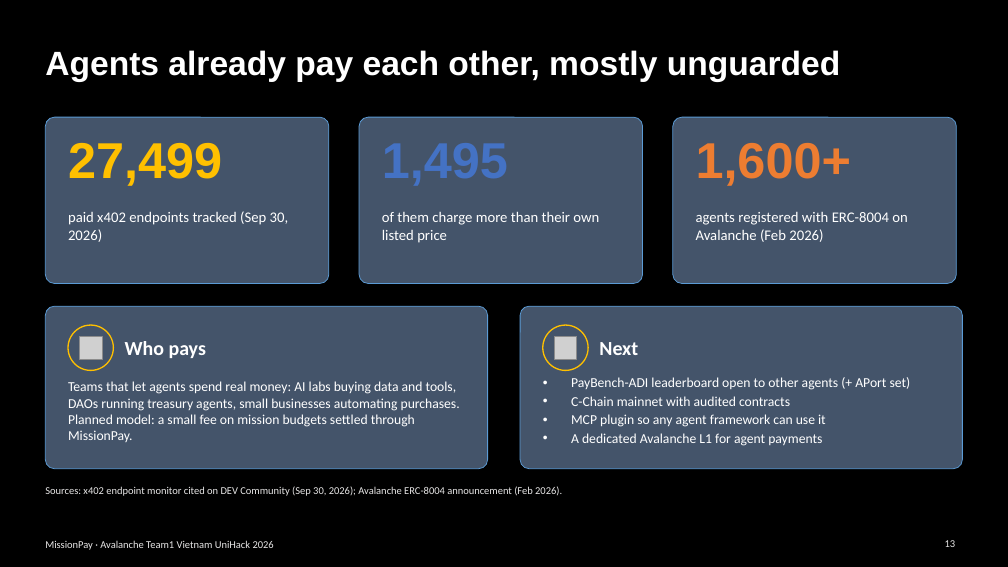
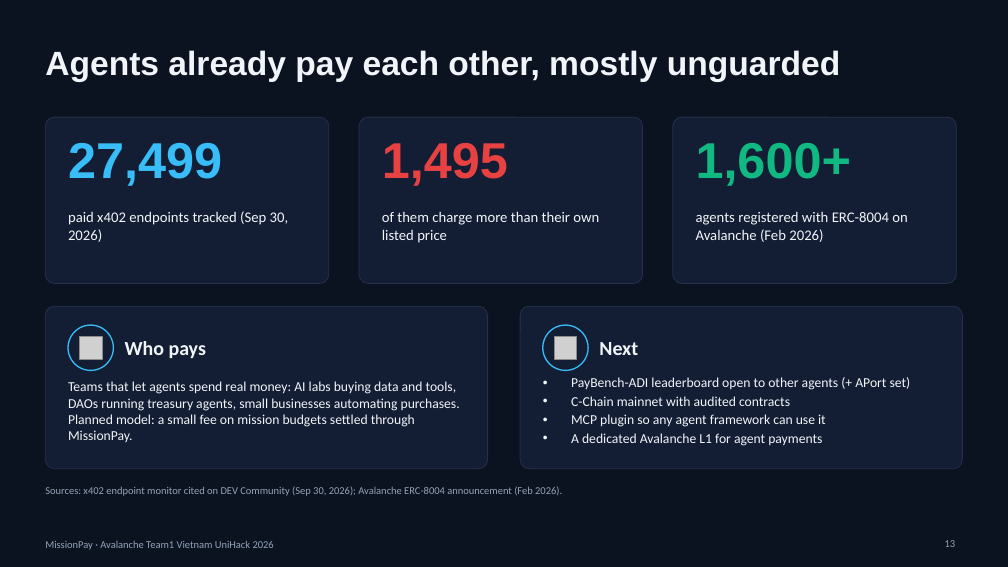
Before and after one commit to lenamkhanhh/UniHack, a slide deck: slide 13 of artifacts/submission-s1/MissionPay-pitch-deck-v2.pptx. Drawn at 1008x567 pixels with LibreOffice and Linux fonts; fonts in the diff are those of the drawing; grey boxes stand for pictures. Boxes give left, top, right and bottom in pixels: in the first picture for what was removed or moved away, otherwise in the second. Text is boxed around its words. In the diff, an @@ line names an element or a change of style, - is before the commit and + after.

Commit message:
fix(deck): restore MissionPay theme

```diff
--- a/artifacts/submission-s1/MissionPay-pitch-deck-v2.pptx
+++ b/artifacts/submission-s1/MissionPay-pitch-deck-v2.pptx
@@ background #000000 to #0B1220 @@
@@ fill #44546A to #131D33; outline #5B9BD5 0.75 pt to #26324D 0.75 pt in 5 elements at [359,117,643,284], [673,117,957,284], [45,306,488,469], [520,306,963,469], [45,117,329,284] @@
@@ text "27,499" at [68,143,222,186]: text colour #FFC000 to #38BDF8 @@
@@ text added at [382,143,508,186], 48 pt, text #E84142, bold @@
+1,495
@@ text "1,600+" at [696,143,851,186]: text colour #ED7D31 to #10B981 @@
@@ ellipse at [68,325,113,371]: fill #44546A to #131D33; outline #FFC000 1.25 pt to #38BDF8 1.25 pt @@
@@ ellipse at [543,325,588,371]: fill #44546A to #131D33; outline #FFC000 1.25 pt to #38BDF8 1.25 pt @@
@@ text colour #FFFFFF to #F1F5F9 in 8 elements at [45,50,840,82], [68,211,289,242], [382,211,599,243], [696,212,907,242], [125,341,206,358], [68,381,460,442], [599,342,638,355], [571,377,911,446] @@
@@ text colour #E7E6E6 to #94A3B8 in 3 elements at [45,486,562,496], [945,540,956,547], [45,541,274,550] @@
```
Also in this commit, not shown: 12 other slides changed, 4 other files.
